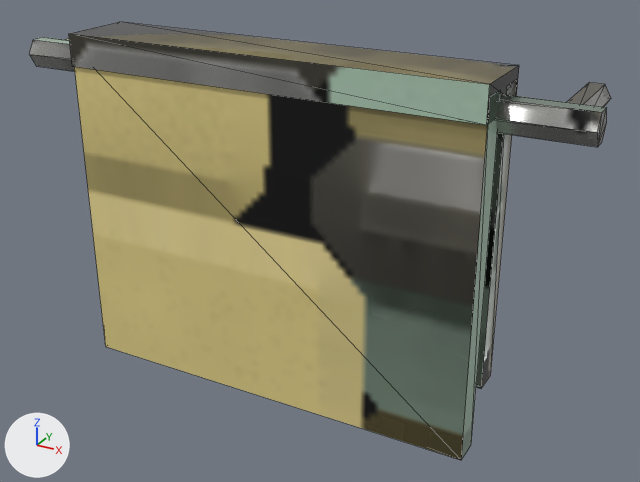
Two versions of the FBX model art/house/v2/fbx/H_TowelRail.fbx, one commit apart.
Both versions are drawn from a 50 mm lens placed at (1.58, -2.92, 3.33), pointed at (0.1, -0.23, 1.98). Lighting does not change. The marker at lower left points along +X, +Y and +Z. The picture after the commit comes second. Mesh edges are drawn as thin lines.

Objects in the first picture: 'H_TowelRail'.
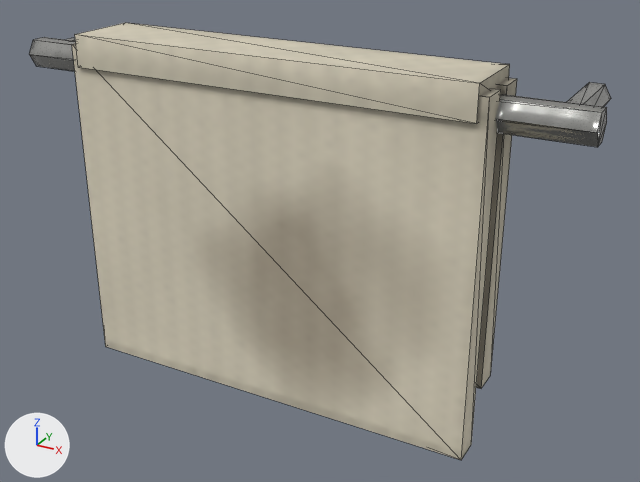
Pixel boxes [x1, y1, x2, y2] of what changed, in the pictures (640 x 482 px; the box of a moved part takes in the faces that stretch with it):
'H_TowelRail', reshaped, surface changed (lighter)
    before: [29, 22, 611, 460]
    after: [29, 23, 611, 460]
part 1 of me_h_towelrail, moved or reshaped
    before: [69, 22, 519, 125]
    after: [75, 23, 510, 124]
part 2 of me_h_towelrail, surface changed (lighter)
    both: [29, 23, 610, 460]

The change in detail:
me_h_towelrail has 60 vertices, 96 faces and spans x -1.1..1.1, y -0.49..0.0, z 1.4..2.72.
me_h_towelrail is used by ob_h_towelrail; location (0.0, 0.0, 0.0).
me_h_towelrail part 1: the loose piece of 8 vertices spanning x -0.8..0.8, y -0.49..-0.21, z 2.6..2.72 is scaled about its middle by (0.963, 1, 1).
me_h_towelrail part 2: texture (UV) coordinates of 96 of 96 faces, centred in x -1.1..1.1, y -0.49..0.0, z 1.4..2.72, changed; they spanned u 0.17..0.99, v 0.09..0.99 and now span u 0.14..0.98, v 0.02..0.99.
